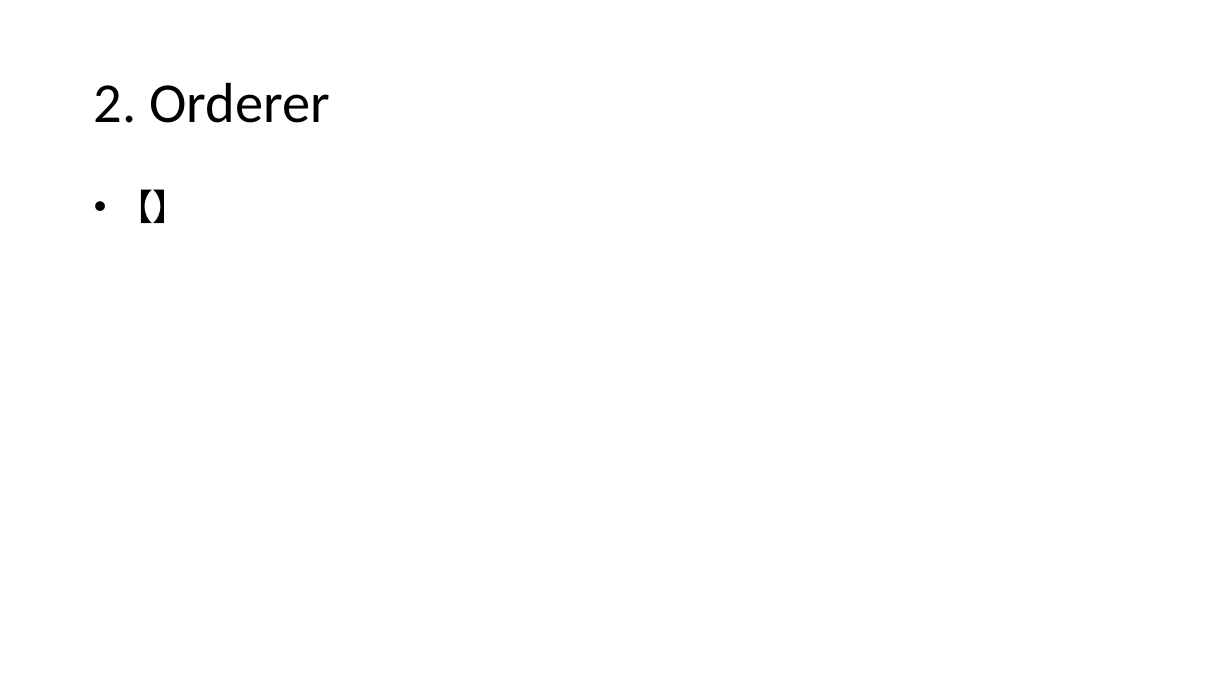
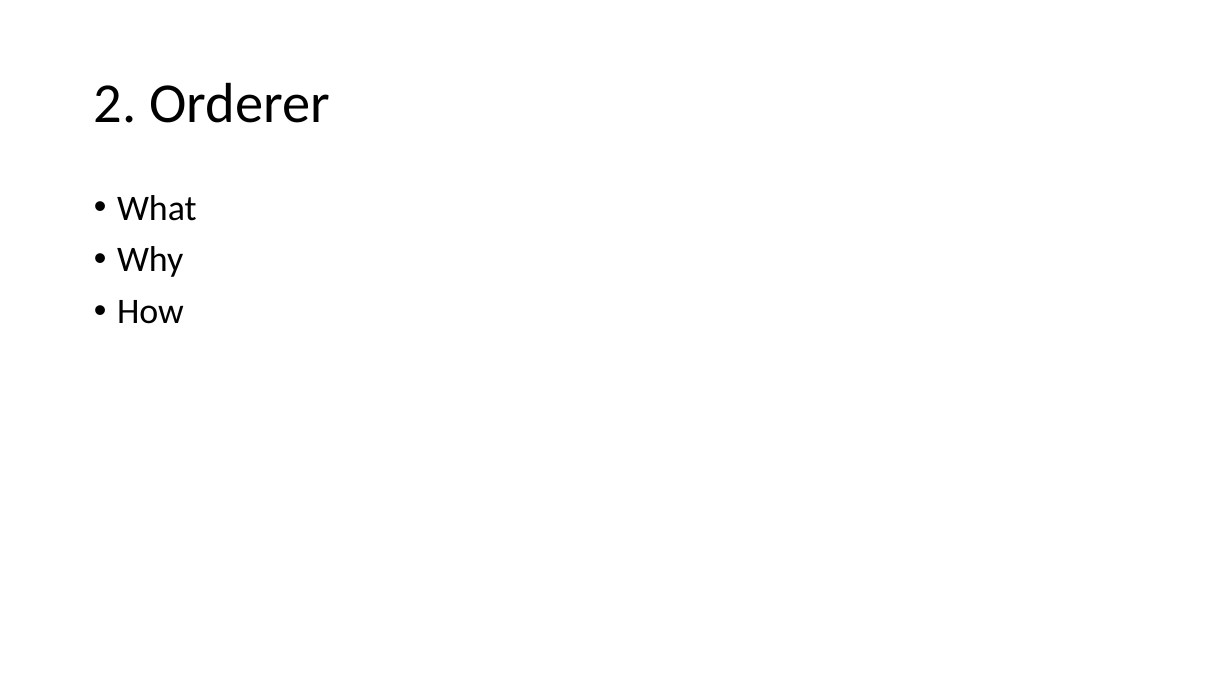
Before and after one commit to freekatz/Blockchain-Notes, a slide deck: slide 12 of fabric notes/【2020.12.26】Fabric Network Runtime Architecture.pptx (slide 14 before the commit). Drawn at 1232x693 pixels with LibreOffice and Linux fonts; fonts in the diff are those of the drawing. Boxes give left, top, right and bottom in pixels: in the first picture for what was removed or moved away, otherwise in the second. Text is boxed around its words. In the diff, an @@ line names an element or a change of style, - is before the commit and + after.

```diff
--- a/fabric notes/【2020.12.26】Fabric Network Runtime Architecture.pptx
+++ b/fabric notes/【2020.12.26】Fabric Network Runtime Architecture.pptx
@@ text at [117, 195, 197, 324]: text changed @@
-• 【】
+• What
+• Why
+• How
```
Also in this commit, not shown: 7 other slides changed, 6 slides removed, 8 other files.
